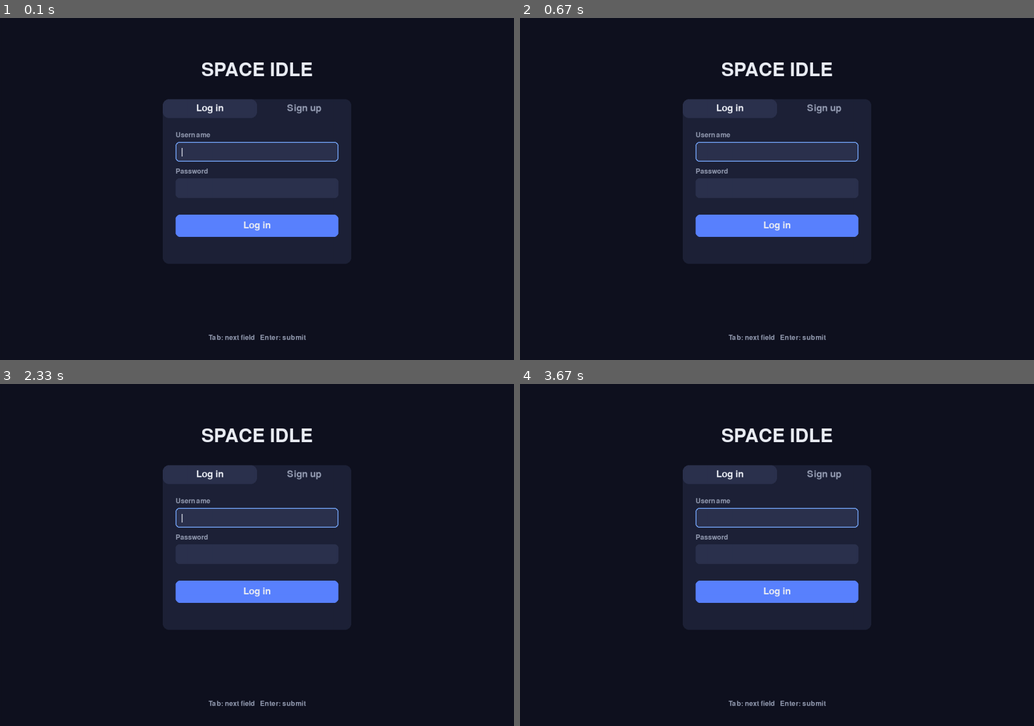
Above: before the commit, frames 1-4 (two rows, left to right).
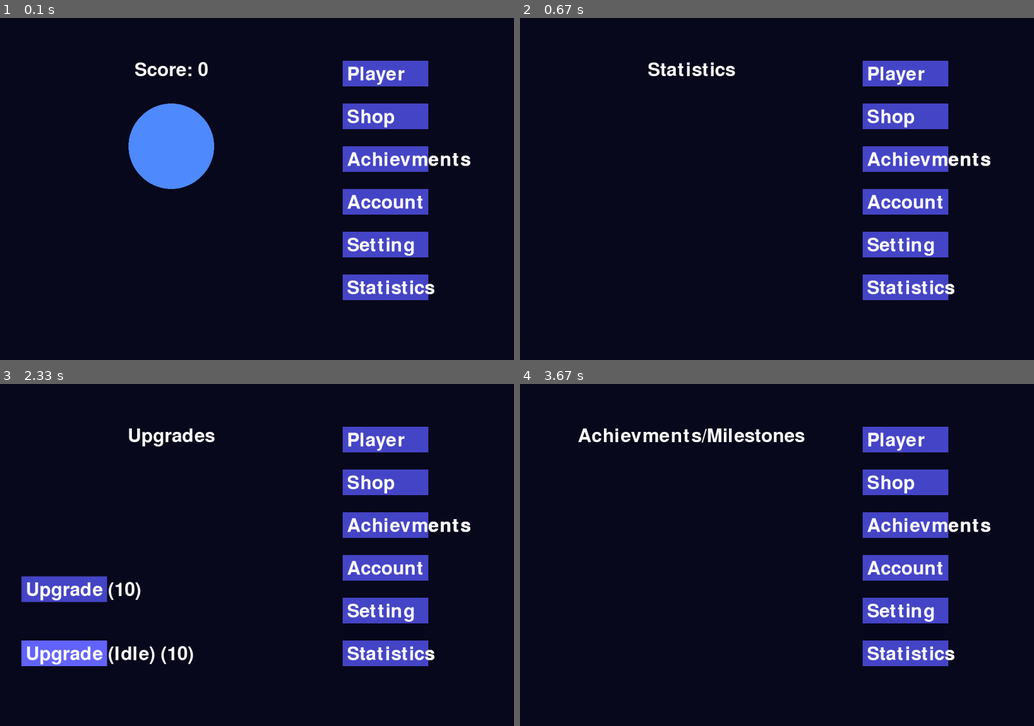
Above: after the commit, the same moments.

Repository: MalikXP1234/PyGameSpaceIdle
Game: pygame game, started from main.py
The game is run twice, just before and just after one commit, with the same random seed, the same clock (stepped at 60 frames per second) and the same inputs.
Inputs (mouse positions are in pixels of both pictures, inside the frame that each line leads up to):
- Up to frame 1 (0.1 s): no input
- Up to frame 2 (0.67 s): click (905, 288) at 0.38 s, where only the run after the commit has a clickable "Statistics"
- Up to frame 3 (2.33 s): click (385, 524) at 0.72 s, where only the run after the commit has a clickable "Achievments"; click (385, 438) at 1.05 s, where only the run after the commit has a clickable "Player"; click (385, 568) at 1.38 s, where only the run after the commit has a clickable "Account"; click (267, 438) at 1.72 s; click (385, 483) at 2.05 s, where only the run after the commit has a clickable "Shop"
- Up to frame 4 (3.67 s): click (910, 609) at 2.6 s; click (910, 524) at 3.48 s

The runs differ from the first frame. In frame 1, 27% of the frame differs, in the area x 25-92%, y 12-95%; in frame 2, 26%; in frame 3, 29%, in the area x 4-92%, y 12-95%; in frame 4, 26%.

Commit message:
Created 6 main tabs, moved main parts into each section

Diff:
--- a/auth.py
+++ b/auth.py
@@ -45,8 +45,7 @@
     if username.lower() in data:
         return "That username is taken"
     salt = secrets.token_hex(16)
-    data[username.lower()] = {"name": username, "salt": salt,
-                              "hash": _hash(password, salt), "progress": {}}
+    data[username.lower()] = {"name": username, "salt": salt, "hash": _hash(password, salt), "progress": {}}
     _save(data)
     return None
 
--- a/main.py
+++ b/main.py
@@ -9,11 +9,15 @@
 clock = pygame.time.Clock()
 font = pygame.font.SysFont(None, 64)
 
-username = auth.run_login(screen, clock)
-if username is None:
-    pygame.quit()
-    raise SystemExit
-pygame.display.set_caption(f"Space Idle - {username}")
+# Create a login/signup screen and get the username
+#username = auth.run_login(screen, clock)
+#if username is None:
+#    pygame.quit()
+#    raise SystemExit
+#pygame.display.set_caption(f"Space Idle - {username}")
+
+#Player tab
+Space_game_tab = 0
 
 # Initialize game variables
 score = 0
@@ -25,8 +29,20 @@
 level = 1
 idle_rate = 0
 
+
+# Used to create the buttons for updates and tabs
 upgrade_rect = pygame.Rect(50, 450, 200, 60)
 upgrade_idle_rect = pygame.Rect(50, 600, 200, 60)
+
+tab1_rect = pygame.Rect(800, 100, 200, 60)
+tab2_rect = pygame.Rect(800, 200, 200, 60)
+tab3_rect = pygame.Rect(800, 300, 200, 60)
+
+tab4_rect = pygame.Rect(800, 400, 200, 60)
+tab5_rect = pygame.Rect(800, 500, 200, 60)
+tab6_rect = pygame.Rect(800, 600, 200, 60)
+
+
 
 # Set up the main game loop
 running = True
@@ -40,46 +56,129 @@
         if event.type == pygame.MOUSEBUTTONDOWN and event.button == 1:
             mx, my = event.pos
             # Check if the click is inside the circle
-            if math.hypot(mx - center[0], my - center[1]) <= radius:
+            if math.hypot(mx - center[0], my - center[1]) <= radius and Space_game_tab == 0:
                 score += currency_per_click
 
                 # Check if the click is inside the upgrade button
-            elif upgrade_rect.collidepoint(event.pos):
+            elif upgrade_rect.collidepoint(event.pos) and Space_game_tab == 1:
                 if score >= upgrade_cost:
                     score -= upgrade_cost
                     currency_per_click += 1
                     upgrade_cost *= 2
 
-            elif upgrade_idle_rect.collidepoint(event.pos):
+            elif upgrade_idle_rect.collidepoint(event.pos) and Space_game_tab == 1:
                 if score >= upgrade_idle_cost:
                     score -= upgrade_idle_cost
                     idle_rate += 1
                     level += 1
                     upgrade_idle_cost *= 2
 
+            elif tab1_rect.collidepoint(event.pos):
+                Space_game_tab = 0
+
+            elif tab2_rect.collidepoint(event.pos):
+                Space_game_tab = 1
+
+            elif tab3_rect.collidepoint(event.pos):
+                Space_game_tab = 2
+
+            elif tab4_rect.collidepoint(event.pos):
+                Space_game_tab = 3
+
+            elif tab5_rect.collidepoint(event.pos):
+                Space_game_tab = 4
+
+            elif tab6_rect.collidepoint(event.pos):
+                Space_game_tab = 5
+
+        # Update the game state based on the current tab
+        if Space_game_tab == 0:
+
+            screen.fill((10, 10, 30))
+
+
+            # Draw the circle and score
+            pygame.draw.circle(screen, (80, 140, 255), center, radius)
+            text = font.render(f"Score: {int(score)}", True, (255, 255, 255))
+            screen.blit(text, (400 - text.get_width() // 2, 100))
+
+        elif Space_game_tab == 1:
+
+            screen.fill((10, 10, 30))
+
+            upgrades_text = font.render("Upgrades", True, (255, 255, 255))
+            screen.blit(upgrades_text, (400 - upgrades_text.get_width() // 2, 100))
+
+            # Draw the upgrade buttons
+            pygame.draw.rect(screen, (70, 70, 200), upgrade_rect)
+            uprade_text = font.render(f"Upgrade ({upgrade_cost})", True, (255, 255, 255))
+            screen.blit(uprade_text, (upgrade_rect.x + 10, upgrade_rect.y + 10))
+
+            # Draw the idle upgrade button
+            pygame.draw.rect(screen, (100, 100, 255), upgrade_idle_rect)
+            idle_text = font.render(f"Upgrade (Idle) ({upgrade_idle_cost})", True, (255, 255, 255))
+            screen.blit(idle_text, (upgrade_idle_rect.x + 10, upgrade_idle_rect.y + 10))
+
+        elif Space_game_tab == 2:
+
+            screen.fill((10, 10, 30))
+
+            # Draw the settings text
+            achievements_text = font.render("Achievments/Milestones", True, (255, 255, 255))
+            screen.blit(achievements_text, (400 - achievements_text.get_width() // 2, 100))
+
+        elif Space_game_tab == 3:
+
+            screen.fill((10, 10, 30))
+
+            # Draw the settings text
+            account_text = font.render("Account", True, (255, 255, 255))
+            screen.blit(account_text, (400 - account_text.get_width() // 2, 100))
+
+        elif Space_game_tab == 4:
+
+            screen.fill((10, 10, 30))
+
+             # Draw the settings text
+            setting_text = font.render("Settings", True, (255, 255, 255))
+            screen.blit(setting_text, (400 - setting_text.get_width() // 2, 100))
+
+        elif Space_game_tab == 5:
+
+            screen.fill((10, 10, 30))
+
+            # Draw the settings text
+            Statiscs_text = font.render("Statistics", True, (255, 255, 255))
+            screen.blit(Statiscs_text, (400 - Statiscs_text.get_width() // 2, 100))
+
 
     dt = clock.tick(60) / 1000   # the / 1000 is the important part
     score += idle_rate * dt  # Add the idle rate to the score based on the time elapsed
 
-    # Draw the circle and score
-    screen.fill((10, 10, 30))
-    pygame.draw.circle(screen, (80, 140, 255), center, radius)
+     #Draw the tabs
+    pygame.draw.rect(screen, (70, 70, 200), tab1_rect)
+    tab1_text = font.render("Player", True, (255, 255, 255))
+    screen.blit(tab1_text, (tab1_rect.x + 10, tab1_rect.y + 10))
 
-    # Draw the upgrade button
-    pygame.draw.rect(screen, (70, 70, 200), upgrade_rect)
+    pygame.draw.rect(screen, (70, 70, 200), tab2_rect)
+    tab2_text = font.render("Shop", True, (255, 255, 255))
+    screen.blit(tab2_text, (tab2_rect.x + 10, tab2_rect.y + 10))
 
-    # Draw the upgrade_idle button
-    pygame.draw.rect(screen, (100, 100, 255), upgrade_idle_rect)
+    pygame.draw.rect(screen, (70, 70, 200), tab3_rect)
+    tab3_text = font.render("Achievments", True, (255, 255, 255))
+    screen.blit(tab3_text, (tab3_rect.x + 10, tab3_rect.y + 10))
 
-    # Draw the score text
-    text = font.render(f"Score: {int(score)}", True, (255, 255, 255))
-    uprade_text = font.render(f"Upgrade ({upgrade_cost})", True, (255, 255, 255))
-    idle_text = font.render(f"Upgrade (Idle) ({upgrade_idle_cost})", True, (255, 255, 255))
+    pygame.draw.rect(screen, (70, 70, 200), tab4_rect)
+    tab1_text = font.render("Account", True, (255, 255, 255))
+    screen.blit(tab1_text, (tab4_rect.x + 10, tab4_rect.y + 10))
 
-    # Center the score text and draw it on the screen
-    screen.blit(text, (400 - text.get_width() // 2, 100))
-    screen.blit(uprade_text, (upgrade_rect.x + 10, upgrade_rect.y + 10))
-    screen.blit(idle_text, (upgrade_idle_rect.x + 10, upgrade_idle_rect.y + 10))
+    pygame.draw.rect(screen, (70, 70, 200), tab5_rect)
+    tab2_text = font.render("Setting", True, (255, 255, 255))
+    screen.blit(tab2_text, (tab5_rect.x + 10, tab5_rect.y + 10))
+
+    pygame.draw.rect(screen, (70, 70, 200), tab6_rect)
+    tab3_text = font.render("Statistics", True, (255, 255, 255))
+    screen.blit(tab3_text, (tab6_rect.x + 10, tab6_rect.y + 10))
 
     # Update the display and tick the clock
     pygame.display.flip()
--- a/players.json
+++ b/players.json
@@ -4,5 +4,17 @@
     "salt": "1b5ed693d0f22fb475d667ad62425e57",
     "hash": "fb6b0b42cc8383e95b7e34717d4401c2f15e9dbc0424dfb17fe4c593bf7ba0d9",
     "progress": {}
+  },
+  "bob": {
+    "name": "bob",
+    "salt": "c010c9f32f2101d85ffc4005c17816bd",
+    "hash": "0cbde45cbf4b1d26b39b9b9b050e320ed4c7e184803ed3253ec5baf8a355815f",
+    "progress": {}
+  },
+  "malik": {
+    "name": "malik",
+    "salt": "34d40e7495f0e538f9fe2d5cd660e253",
+    "hash": "feb15b54f21c870daf1d19cefd945a2cd25eee6b31eded0e5a239a331c7e9fef",
+    "progress": {}
   }
 }
